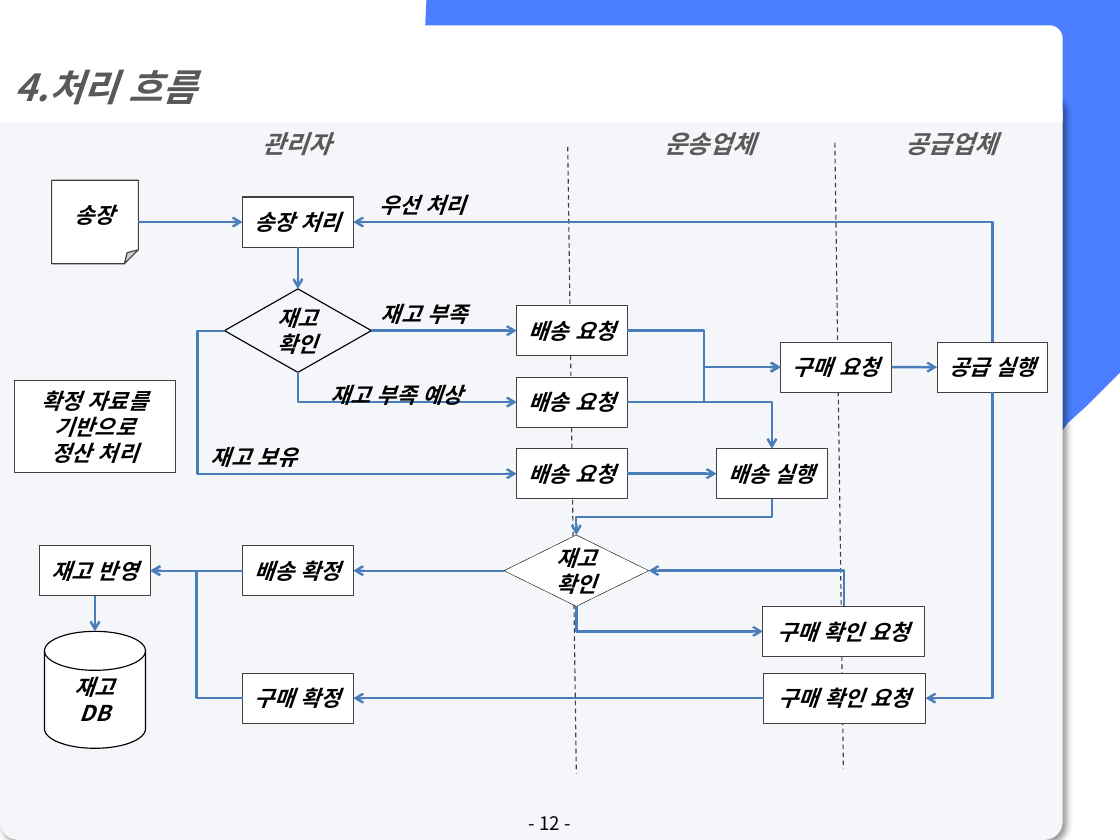
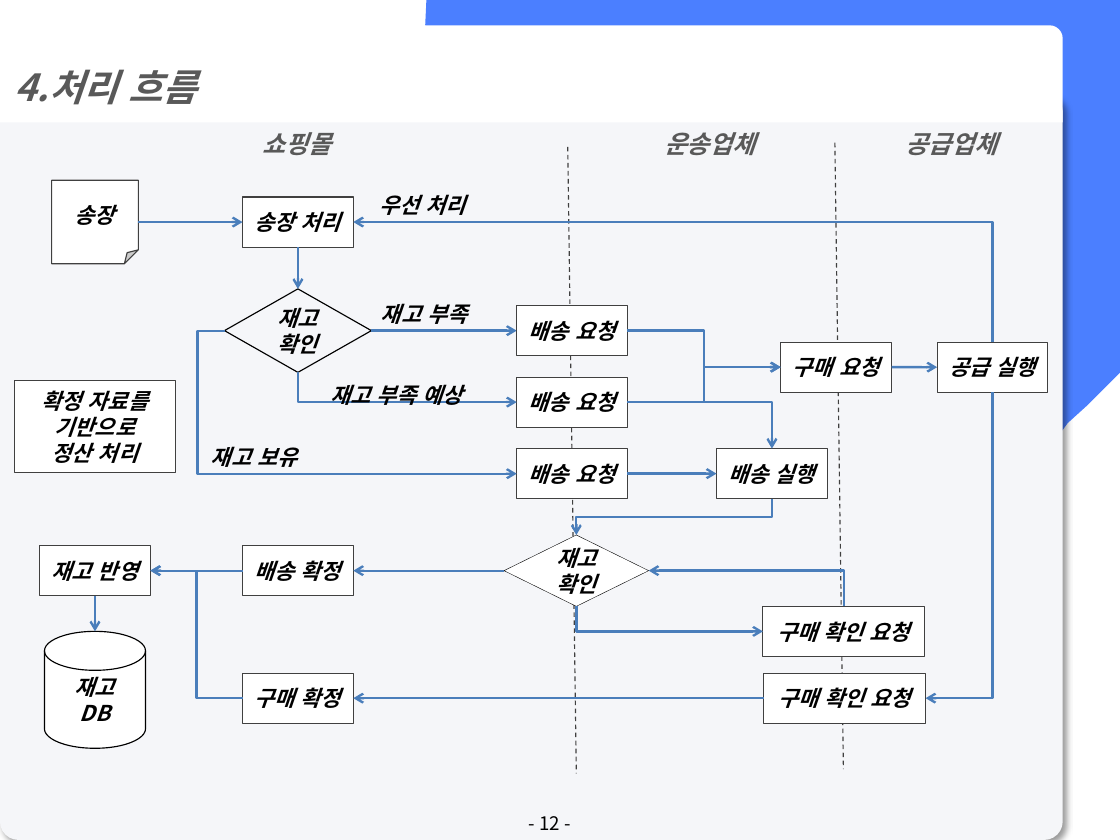
Before and after one commit to lx9203/fulfillmentBlue, a slide deck: slide 12 of file/PPT/Fulfillment 최종발표.pptx. Drawn at 1120x840 pixels with LibreOffice and Linux fonts; fonts in the diff are those of the drawing. Boxes give left, top, right and bottom in pixels: in the first picture for what was removed or moved away, otherwise in the second. Text is boxed around its words. In the diff, an @@ line names an element or a change of style, - is before the commit and + after.

```diff
--- a/file/PPT/Fulfillment 최종발표.pptx
+++ b/file/PPT/Fulfillment 최종발표.pptx
@@ text at [263, 132, 331, 155]: text changed @@
-관리자
+쇼핑몰
```
Also in this commit, not shown: 12 other slides changed, 3 other files.
